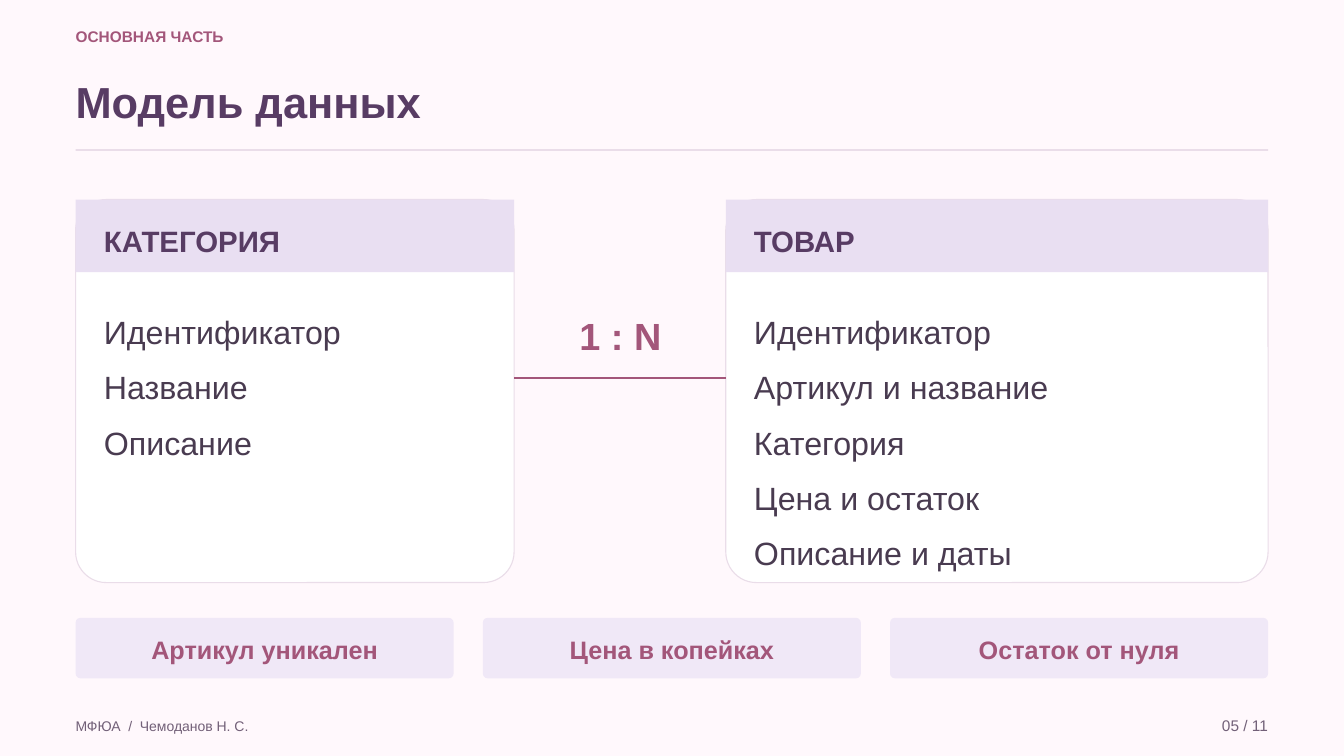
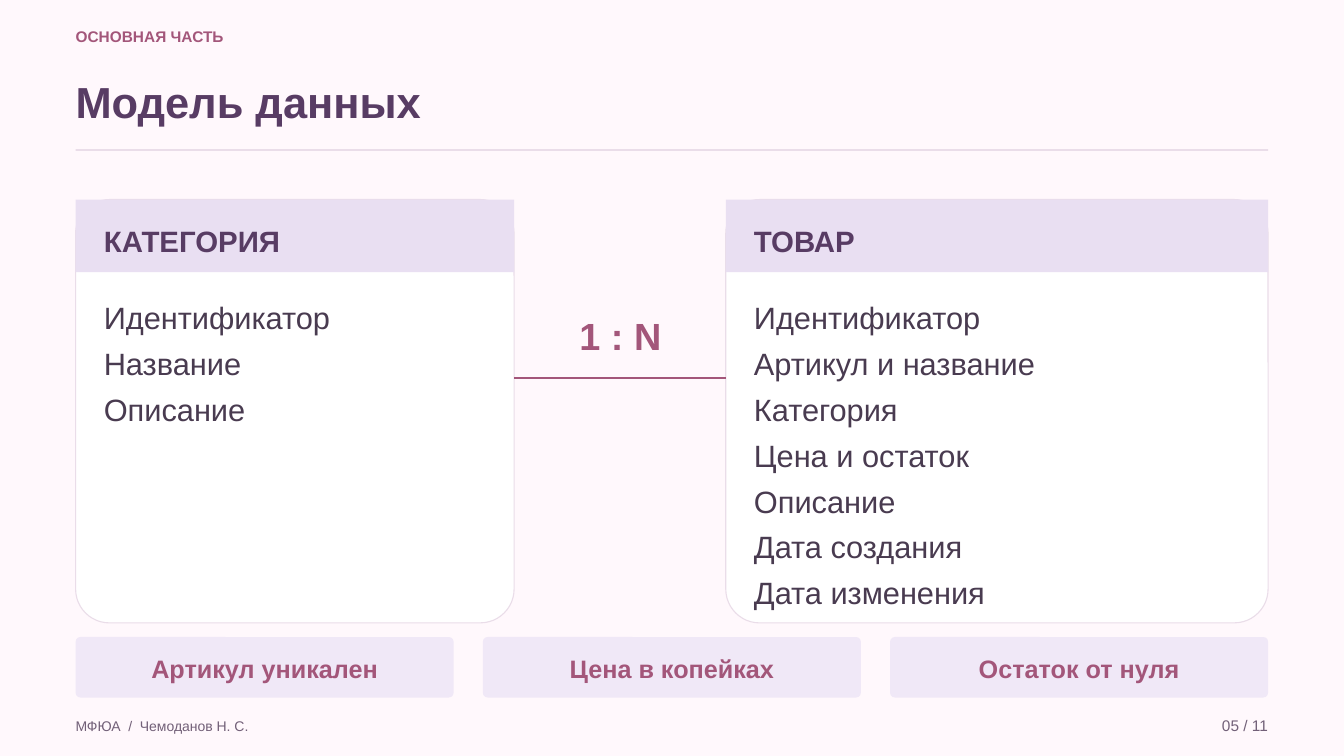
Before and after one commit to Koryza/kyyyyyrsach, a slide deck: slide 5 of docs/defense/catalog_defense.pptx. Drawn at 1344x756 pixels with LibreOffice and Linux fonts; fonts in the diff are those of the drawing. Boxes give left, top, right and bottom in pixels: in the first picture for what was removed or moved away, otherwise in the second. Text is boxed around its words. In the diff, an @@ line names an element or a change of style, - is before the commit and + after.

```diff
--- a/docs/defense/catalog_defense.pptx
+++ b/docs/defense/catalog_defense.pptx
@@ rounded rectangle: place and size @@
-rounded rectangle at [76,200,514,583]
+rounded rectangle at [76,200,514,623]
@@ rounded rectangle: place and size @@
-rounded rectangle at [726,200,1268,583]
+rounded rectangle at [726,200,1268,623]
@@ text "Идентификатор": place and size @@
-text "Идентификатор" at [104,320,341,350]
+text "Идентификатор" at [104,306,330,335]
@@ text "Идентификатор": place and size @@
-text "Идентификатор" at [754,320,991,350]
+text "Идентификатор" at [754,306,980,335]
@@ text "Название": place and size @@
-text "Название" at [104,377,248,400]
+text "Название" at [104,354,241,376]
@@ text "Артикул и название": place and size @@
-text "Артикул и название" at [754,377,1048,406]
+text "Артикул и название" at [754,354,1035,381]
@@ text "Описание": place and size @@
-text "Описание" at [104,432,252,456]
+text "Описание" at [104,399,245,422]
@@ text "Категория": place and size @@
-text "Категория" at [754,433,904,461]
+text "Категория" at [754,400,898,426]
@@ size 23 to 22 pt in 7 elements at [754,306,980,335], [104,306,330,335], [754,354,1035,381], [104,354,241,376], [754,400,898,426], [104,399,245,422], [754,446,969,472] @@
@@ text "Цена и остаток": place and size @@
-text "Цена и остаток" at [754,488,979,516]
+text "Цена и остаток" at [754,446,969,472]
@@ text at [754,491,895,514]: text changed; size 23 to 22 pt @@
-Описание и даты
+Описание
@@ text added at [754,537,963,564], 22 pt, text #493B50 @@
+Дата создания
@@ text added at [754,583,985,610], 22 pt, text #493B50 @@
+Дата изменения
@@ rounded rectangle: place and size @@
-rounded rectangle at [483,618,861,679]
+rounded rectangle at [76,637,454,698]
@@ rounded rectangle: place and size @@
-rounded rectangle at [890,618,1268,679]
+rounded rectangle at [483,637,861,698]
@@ rounded rectangle: place and size @@
-rounded rectangle at [76,618,454,679]
+rounded rectangle at [890,637,1268,698]
@@ 3 texts: place and size @@
-3 texts at [151,640,1180,664]
+3 texts at [151,659,1180,683]
```
Also in this commit, not shown: 1 slide added, 1 slide removed, 18 other files.
